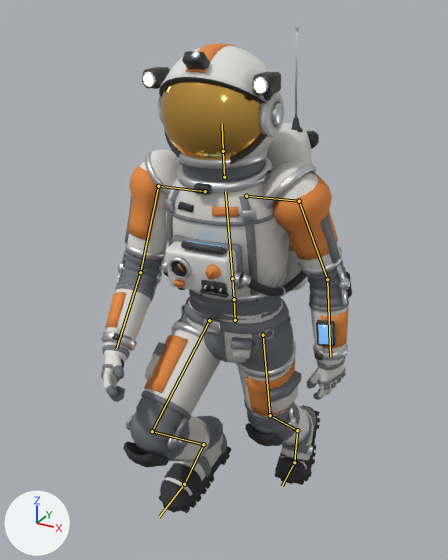
Two versions of the glTF model static/martian/assets/models/astronaut.glb, one commit apart.
Rendered twice from a 50 mm lens placed at (0.892, -1.655, 1.884), pointed at (-0.062, 0.08, 1.016). Lighting does not change. The marker at lower left points along +X, +Y and +Z. The first picture is the older version. Both versions are drawn at frame 4 of the action 'Walk'; the numbers are the values there. The bones that change, and the others that lie on the model, are drawn over the model as lines.
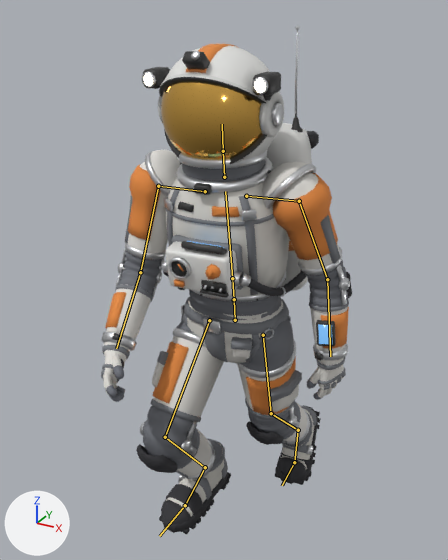
Changed parts and their boxes (x1, y1, x2, y2) in the pictures (448 x 560 px):
'Mesh_0', posed
    before: (101, 25, 352, 513)
    after: (101, 25, 352, 534)
bone 'thigh_L', root to tip
    before: (263, 335) to (270, 415)
    after: (263, 335) to (271, 413)
bone 'shin_L', root to tip
    before: (270, 415) to (297, 430)
    after: (271, 413) to (298, 430)
bone 'thigh_R', root to tip
    before: (209, 320) to (152, 431)
    after: (209, 320) to (165, 437)
bone 'shin_R', root to tip
    before: (152, 431) to (203, 444)
    after: (165, 437) to (205, 467)
bone 'foot_R', root to tip
    before: (203, 444) to (184, 484)
    after: (205, 467) to (185, 505)

The change in detail:
Bone 'thigh_L' (bone_thigh_l) turns from (13, 0, 6) to (15, 0, 6) degrees about its own x, y and z.
Bone 'shin_L' (bone_shin_l) turns from (31, 0, 0) to (29, 0, 0) degrees about its own x, y and z.
Bone 'thigh_R' (bone_thigh_r) turns from (-54, 0, 3) to (-41, 0, 3) degrees about its own x, y and z.
Bone 'shin_R' (bone_shin_r) turns from (100, 0, 0) to (76, 0, 0) degrees about its own x, y and z.
Bone 'foot_R' (bone_foot_r) turns from (-38, 0, -2) to (-32, 0, -1) degrees about its own x, y and z.
